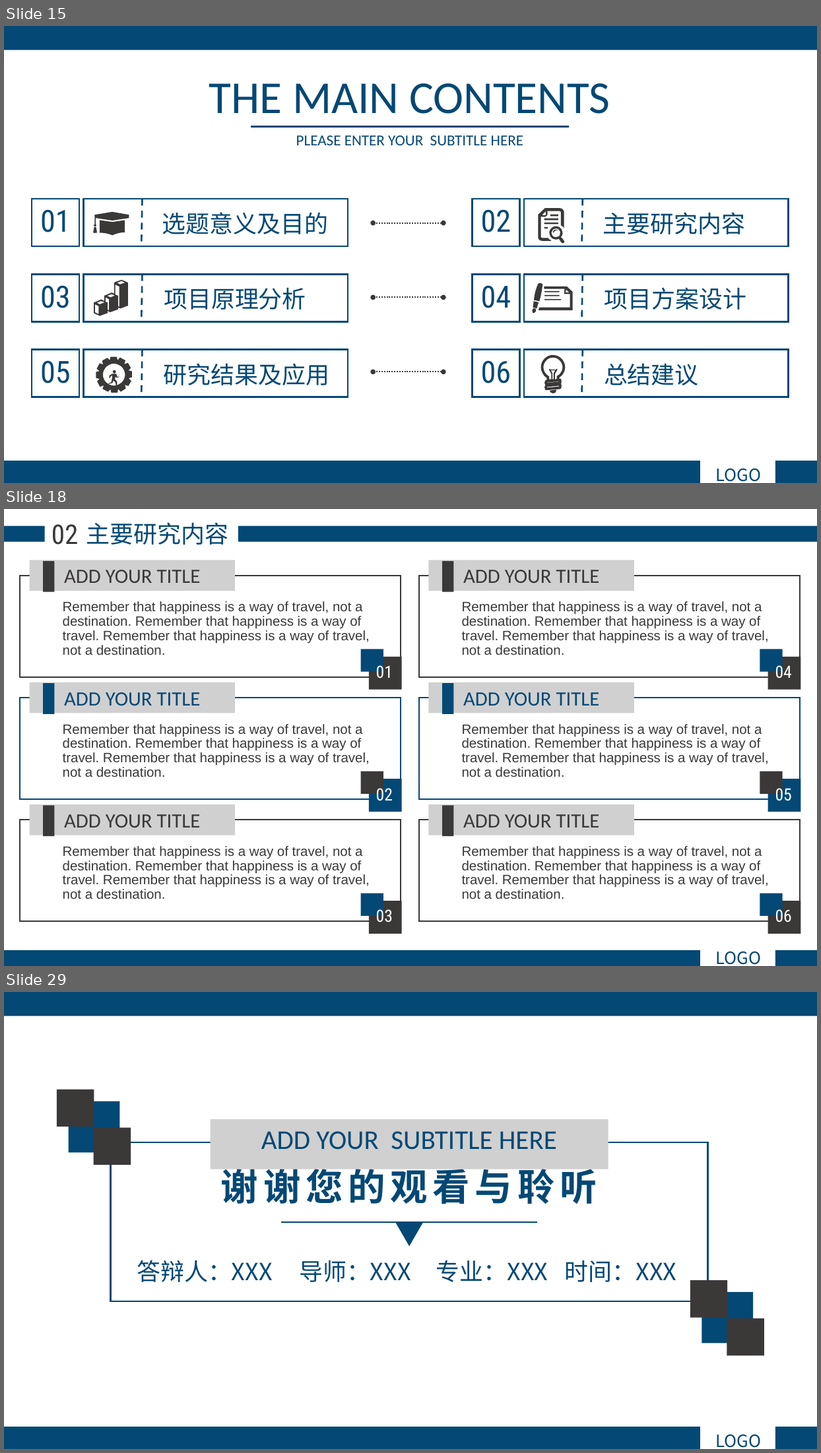
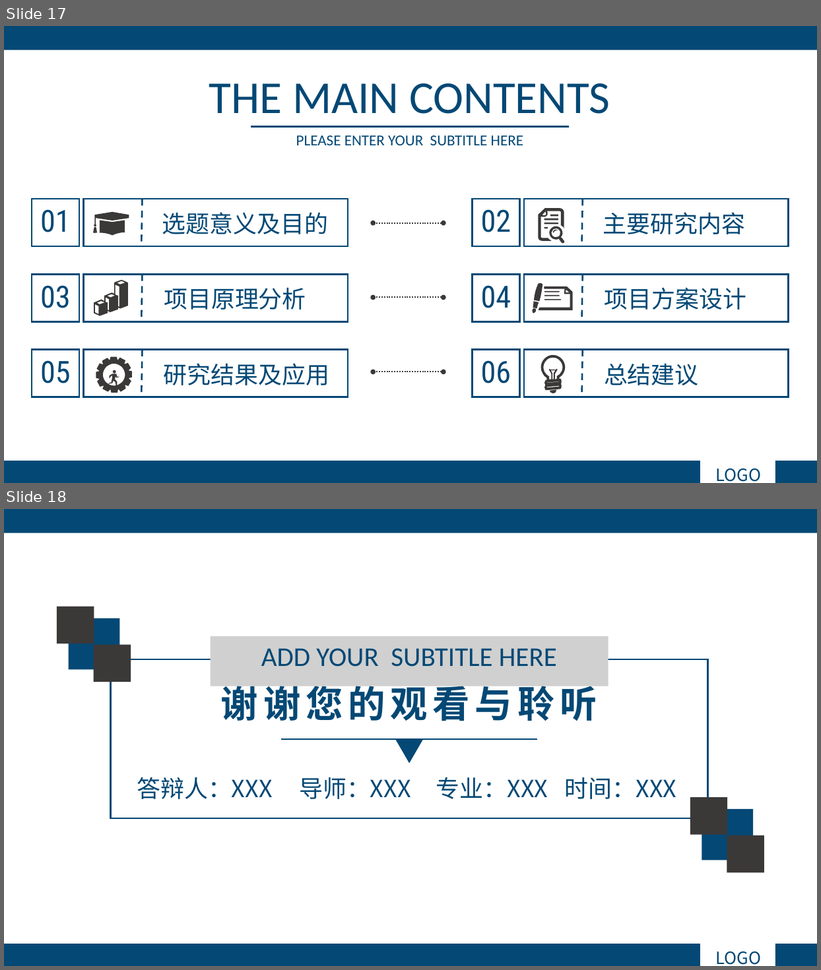
Before and after one commit to phuan-s/remote-repo, a slide deck: 研一上论文分享.pptx. Shown one above the other, each under a label of ours: slides 15, 18 and 29 before the commit, slides 17 and 18 after it; the slides between them are not shown. The pictures are 821x1453 and 821x970 pixels, drawn with LibreOffice and Linux fonts; fonts in the diff are those of the drawing; grey boxes stand for pictures. Boxes give left, top, right and bottom in pixels: in the first picture for what was removed or moved away, otherwise in the second. Text is boxed around its words. In the diff, an @@ line names an element or a change of style, - is before the commit and + after.

```diff
--- a/研一上论文分享.pptx
+++ b/研一上论文分享.pptx
@@ slide 18 removed at (4,509,817,966), background #FFFFFF @@
@@ rectangle removed at (4,526,45,542) @@
@@ text removed at (52,524,78,545) @@
-02
@@ text removed at (86,522,228,545) @@
-主要研究内容
@@ rectangle removed at (238,526,817,542) @@
@@ text removed at (63,601,370,655) @@
-Remember that happiness is a way of travel, not a destination. Remember that happiness is a way of travel. Remember that happiness is a way of travel, not a destination.
@@ text removed at (462,601,769,655) @@
-Remember that happiness is a way of travel, not a destination. Remember that happiness is a way of travel. Remember that happiness is a way of travel, not a destination.
@@ group removed at (20,560,402,690): 4 rectangles, 1 picture, 1 text @@
-ADD YOUR TITLE
-01
@@ group removed at (419,560,801,690): 4 rectangles, 1 picture, 1 text @@
-ADD YOUR TITLE
-04
@@ text removed at (63,724,370,777) @@
-Remember that happiness is a way of travel, not a destination. Remember that happiness is a way of travel. Remember that happiness is a way of travel, not a destination.
@@ text removed at (462,724,769,777) @@
-Remember that happiness is a way of travel, not a destination. Remember that happiness is a way of travel. Remember that happiness is a way of travel, not a destination.
@@ group removed at (20,682,402,812): 4 rectangles, 1 picture, 1 text @@
-ADD YOUR TITLE
-02
@@ group removed at (419,682,801,812): 4 rectangles, 1 picture, 1 text @@
-ADD YOUR TITLE
-05
@@ text removed at (63,846,370,899) @@
-Remember that happiness is a way of travel, not a destination. Remember that happiness is a way of travel. Remember that happiness is a way of travel, not a destination.
@@ text removed at (462,846,769,899) @@
-Remember that happiness is a way of travel, not a destination. Remember that happiness is a way of travel. Remember that happiness is a way of travel, not a destination.
@@ group removed at (20,805,402,934): 4 rectangles, 1 picture, 1 text @@
-ADD YOUR TITLE
-03
@@ group removed at (419,805,801,934): 4 rectangles, 1 picture, 1 text @@
-ADD YOUR TITLE
-06
@@ rectangle removed at (4,951,700,966) @@
@@ text removed at (715,952,761,965) @@
-LOGO
@@ rectangle removed at (776,951,817,966) @@
@@ what was slide 15 is now slide 17 @@
@@ what was slide 29 is now slide 18 @@
```
Also in this commit, not shown: 2 slides changed, 1 slide added, 11 other slides removed.
